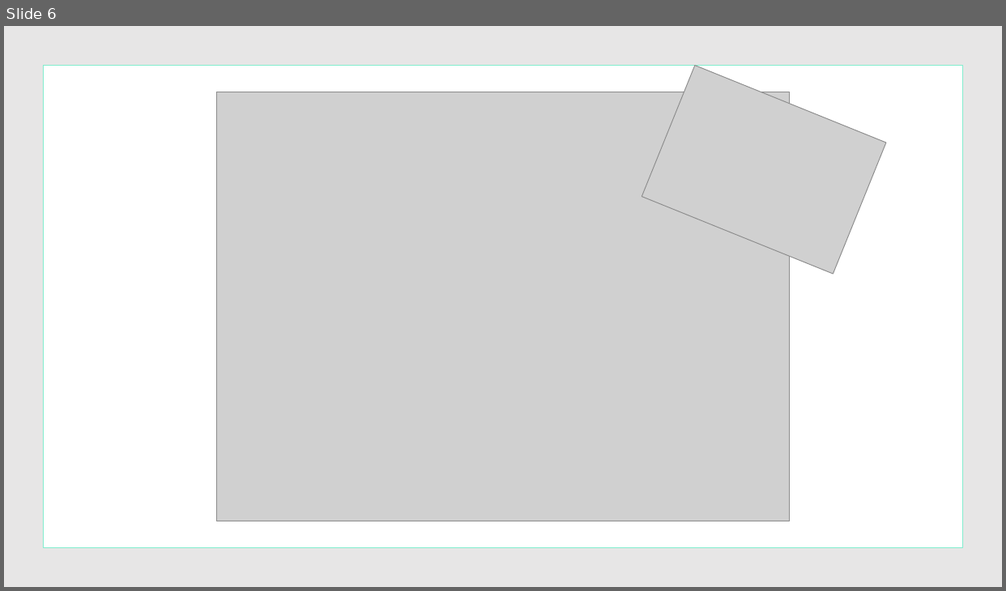
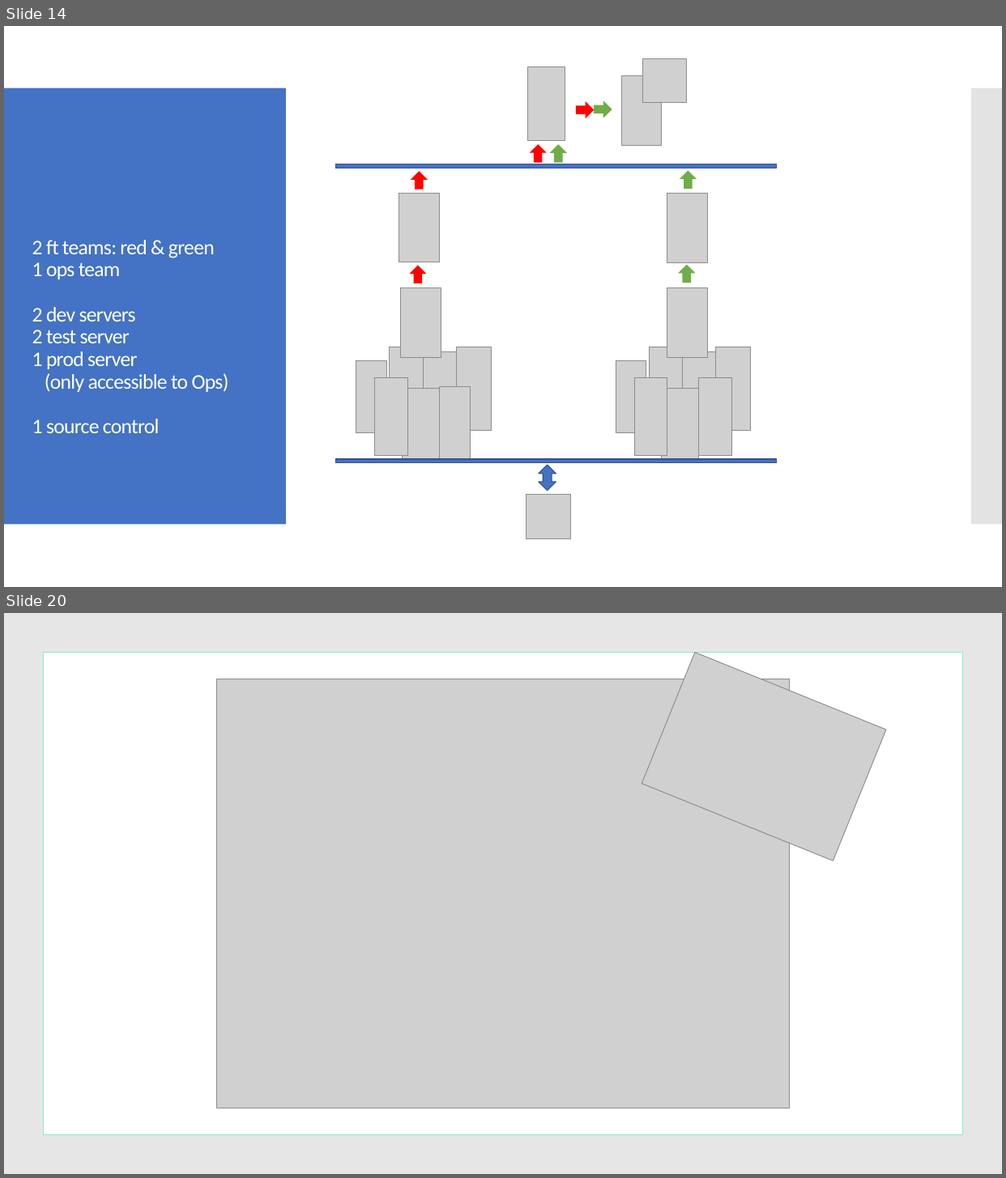
Before and after one commit to milodotnet/bootcamp, a slide deck: Bootcamp-ContinuousDelivery.pptx. Shown one above the other, each under a label of ours: slide 6 before the commit, slides 14 and 20 after it; the slides between them are not shown. The pictures are 1006x591 and 1006x1178 pixels, drawn with LibreOffice and Linux fonts; fonts in the diff are those of the drawing; grey boxes stand for pictures. Boxes give left, top, right and bottom in pixels: in the first picture for what was removed or moved away, otherwise in the second. Text is boxed around its words. In the diff, an @@ line names an element or a change of style, - is before the commit and + after.

```diff
--- a/Bootcamp-ContinuousDelivery.pptx
+++ b/Bootcamp-ContinuousDelivery.pptx
@@ slide 14 added at bbox=[4, 26, 1002, 587], background #FFFFFF @@
@@ group added at bbox=[335, 59, 778, 539]: 22 pictures, 8 up arrows, 2 rectangles, 1 up down arrow @@
@@ rectangle added at bbox=[4, 88, 286, 525], fill #4472C4 @@
@@ rectangle added at bbox=[971, 88, 1002, 525], fill #C8C8C8 at 50% opacity @@
@@ text added at bbox=[32, 240, 229, 433], 20 pt, text #FFFFFF @@
+2 ft teams: red & green
+1 ops team
+2 dev servers
+2 test server
+1 prod server
+(only accessible to Ops)
+1 source control
@@ what was slide 6 is now slide 20 @@
```
Also in this commit, not shown: 1 slide changed, 14 other slides added, 1 slide removed.
